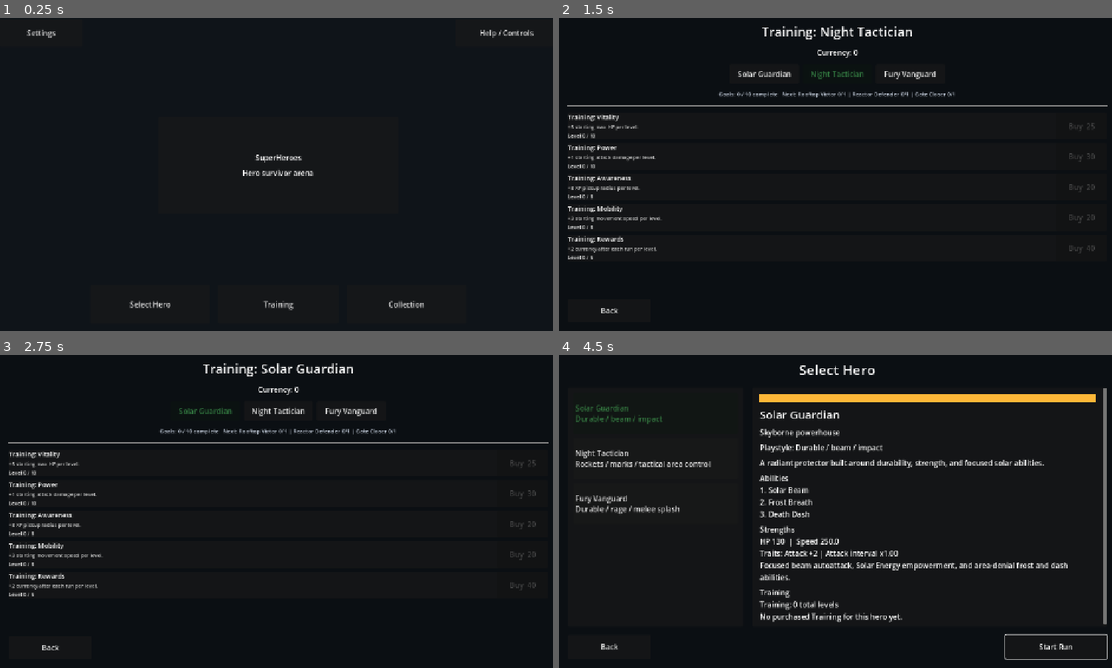
Above: before the commit, frames 1-4 (two rows, left to right).
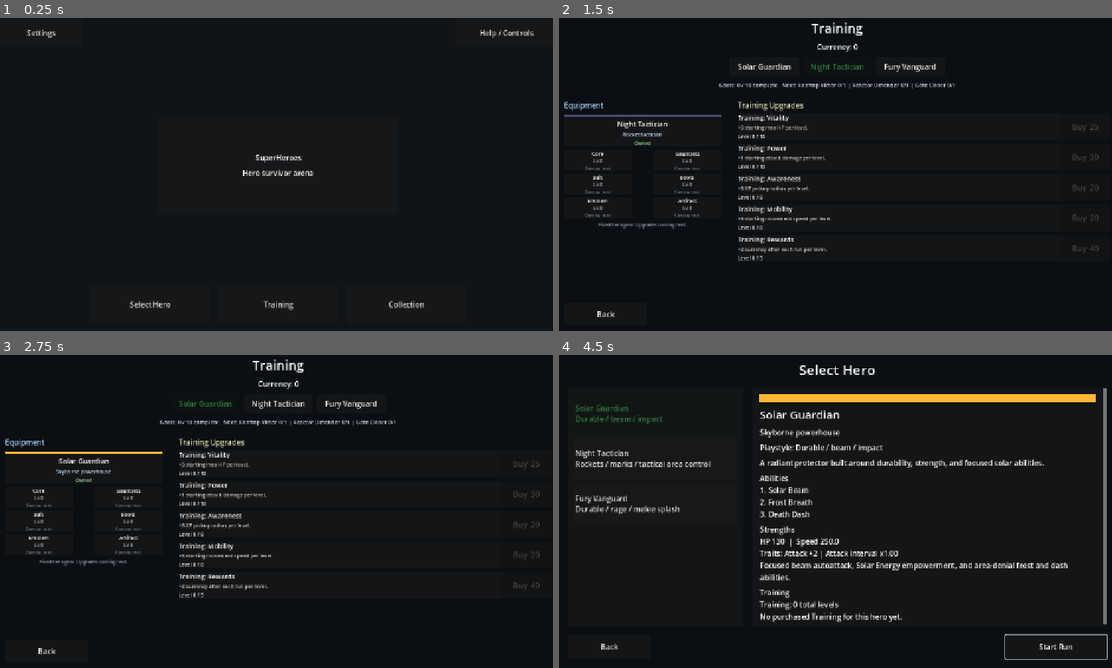
Above: after the commit, the same moments.

Repository: StanisRyz/SuperHeroes
Game: Godot game, scene res://scenes/main/Main.tscn
Same seed, same stepped clock (60 frames per second), same inputs: the game is played once before the commit and once after it.
Inputs:
- Up to frame 1 (0.25 s): no input
- Up to frame 2 (1.5 s): click "Training" at 0.5 s; click "Night Tactician" at 1.25 s
- Up to frame 3 (2.75 s): click "Solar Guardian" at 2 s
- Up to frame 4 (4.5 s): click "Fury Vanguard" at 2.75 s; click "Back" at 3.5 s; click "Select Hero" at 4.25 s

The runs differ from the first frame. In frame 2, 6.8% of the frame differs, in the area x 0-100%, y 1-96%; in frame 3, 6.8%; in frame 4, less than 0.1%.

Commit message:
Rework training layout
Rework Training screen layout:
- Preserve existing MetaUpgradeShop Training behavior, currency, hero selector, goals label, upgrade rows, buy buttons, and back flow.
- Add two-panel Training layout.
- Add left Equipment preview panel with 6 fixed placeholder slots.
- Add center selected hero preview with basic hero info.
- Keep existing Training upgrade list on the right side.
- Update equipment preview when selected hero changes.
- Keep equipment slots visual-only for now.
- Do not add equipment progression, inventory, item drops, gacha pulls, save changes, Training balance changes, or gameplay changes.
- Update README.md, Agents.md, and validation docs if present.

Diff:
--- a/scenes/ui/HeroCollectionScreen.gd
+++ b/scenes/ui/HeroCollectionScreen.gd
@@ -257,7 +257,7 @@
 	return btn
 
 
-func _build_locked_placeholder_card(index: int) -> Button:
+func _build_locked_placeholder_card(_index: int) -> Button:
 	var btn := Button.new()
 	btn.text = "??? Locked Hero\nFuture hero  |  LOCKED"
 	btn.custom_minimum_size = Vector2(0, 80)
--- a/scenes/ui/MetaUpgradeShop.gd
+++ b/scenes/ui/MetaUpgradeShop.gd
@@ -19,6 +19,12 @@
 var _rows: Array[Dictionary] = []
 var _hero_buttons: Dictionary = {}
 
+# Equipment panel references
+var _equip_hero_name_label: Label
+var _equip_hero_subtitle_label: Label
+var _equip_hero_swatch: ColorRect
+var _equip_hero_status_label: Label
+
 
 func _ready() -> void:
 	process_mode = Node.PROCESS_MODE_ALWAYS
@@ -59,13 +65,14 @@
 	if _selected_hero_id.is_empty():
 		set_selected_hero("")
 	if _title_label != null:
-		_title_label.text = "Training: %s" % _get_selected_hero_display_name()
+		_title_label.text = "Training"
 	if _currency_label != null:
 		_currency_label.text = "Currency: %d" % _meta_manager.get_currency()
 	_update_goals_label()
 	_update_hero_buttons()
 	_rebuild_rows_if_needed()
 	_update_rows()
+	_refresh_equipment_panel()
 
 
 func set_selected_hero(hero_id: String) -> void:
@@ -78,6 +85,8 @@
 		refresh()
 
 
+# ─── UI skeleton ──────────────────────────────────────────────────────────────
+
 func _build_ui() -> void:
 	var bg := ColorRect.new()
 	bg.color = Color(0.045, 0.06, 0.075, 1.0)
@@ -87,16 +96,17 @@
 
 	var margin := MarginContainer.new()
 	margin.set_anchors_preset(Control.PRESET_FULL_RECT)
-	margin.add_theme_constant_override("margin_left", 56)
-	margin.add_theme_constant_override("margin_top", 36)
-	margin.add_theme_constant_override("margin_right", 56)
-	margin.add_theme_constant_override("margin_bottom", 36)
+	margin.add_theme_constant_override("margin_left", 48)
+	margin.add_theme_constant_override("margin_top", 28)
+	margin.add_theme_constant_override("margin_right", 48)
+	margin.add_theme_constant_override("margin_bottom", 28)
 	add_child(margin)
 
 	var main_vbox := VBoxContainer.new()
-	main_vbox.add_theme_constant_override("separation", 14)
+	main_vbox.add_theme_constant_override("separation", 10)
 	margin.add_child(main_vbox)
 
+	# ── header ────────────────────────────────────────────────────────────────
 	_title_label = Label.new()
 	_title_label.text = "Training"
 	_title_label.horizontal_alignment = HORIZONTAL_ALIGNMENT_CENTER
@@ -123,15 +133,25 @@
 
 	main_vbox.add_child(HSeparator.new())
 
-	var scroll := ScrollContainer.new()
-	scroll.size_flags_vertical = Control.SIZE_EXPAND_FILL
-	main_vbox.add_child(scroll)
-
-	_list_vbox = VBoxContainer.new()
-	_list_vbox.add_theme_constant_override("separation", 8)
-	_list_vbox.size_flags_horizontal = Control.SIZE_EXPAND_FILL
-	scroll.add_child(_list_vbox)
-
+	# ── two-panel content area ────────────────────────────────────────────────
+	var content_hbox := HBoxContainer.new()
+	content_hbox.add_theme_constant_override("separation", 16)
+	content_hbox.size_flags_vertical = Control.SIZE_EXPAND_FILL
+	main_vbox.add_child(content_hbox)
+
+	var equip_panel := _build_equipment_panel()
+	equip_panel.custom_minimum_size = Vector2(340, 0)
+	equip_panel.size_flags_horizontal = Control.SIZE_FILL
+	content_hbox.add_child(equip_panel)
+
+	var vsep := VSeparator.new()
+	content_hbox.add_child(vsep)
+
+	var training_panel := _build_training_panel()
+	training_panel.size_flags_horizontal = Control.SIZE_EXPAND_FILL
+	content_hbox.add_child(training_panel)
+
+	# ── footer ────────────────────────────────────────────────────────────────
 	main_vbox.add_child(HSeparator.new())
 
 	_back_button = Button.new()
@@ -141,6 +161,176 @@
 	_back_button.pressed.connect(_on_back_pressed)
 	main_vbox.add_child(_back_button)
 
+
+func _build_training_panel() -> Control:
+	var vbox := VBoxContainer.new()
+	vbox.add_theme_constant_override("separation", 6)
+
+	var section_title := Label.new()
+	section_title.text = "Training Upgrades"
+	section_title.add_theme_font_size_override("font_size", 16)
+	section_title.modulate = Color(0.9, 0.9, 0.7, 1.0)
+	vbox.add_child(section_title)
+
+	var scroll := ScrollContainer.new()
+	scroll.size_flags_vertical = Control.SIZE_EXPAND_FILL
+	vbox.add_child(scroll)
+
+	_list_vbox = VBoxContainer.new()
+	_list_vbox.add_theme_constant_override("separation", 8)
+	_list_vbox.size_flags_horizontal = Control.SIZE_EXPAND_FILL
+	scroll.add_child(_list_vbox)
+
+	return vbox
+
+
+func _build_equipment_panel() -> Control:
+	var outer_vbox := VBoxContainer.new()
+	outer_vbox.add_theme_constant_override("separation", 8)
+
+	var section_title := Label.new()
+	section_title.text = "Equipment"
+	section_title.add_theme_font_size_override("font_size", 16)
+	section_title.modulate = Color(0.7, 0.85, 1.0, 1.0)
+	outer_vbox.add_child(section_title)
+
+	# ── hero preview ──────────────────────────────────────────────────────────
+	var hero_panel := PanelContainer.new()
+	hero_panel.size_flags_horizontal = Control.SIZE_EXPAND_FILL
+	outer_vbox.add_child(hero_panel)
+
+	var hero_vbox := VBoxContainer.new()
+	hero_vbox.add_theme_constant_override("separation", 4)
+	hero_panel.add_child(hero_vbox)
+
+	_equip_hero_swatch = ColorRect.new()
+	_equip_hero_swatch.custom_minimum_size = Vector2(0, 6)
+	_equip_hero_swatch.color = Color(0.5, 0.5, 0.5, 1.0)
+	hero_vbox.add_child(_equip_hero_swatch)
+
+	_equip_hero_name_label = Label.new()
+	_equip_hero_name_label.text = "—"
+	_equip_hero_name_label.horizontal_alignment = HORIZONTAL_ALIGNMENT_CENTER
+	_equip_hero_name_label.add_theme_font_size_override("font_size", 15)
+	hero_vbox.add_child(_equip_hero_name_label)
+
+	_equip_hero_subtitle_label = Label.new()
+	_equip_hero_subtitle_label.text = ""
+	_equip_hero_subtitle_label.horizontal_alignment = HORIZONTAL_ALIGNMENT_CENTER
+	_equip_hero_subtitle_label.add_theme_font_size_override("font_size", 11)
+	_equip_hero_subtitle_label.modulate = Color(0.75, 0.82, 0.92, 1.0)
+	hero_vbox.add_child(_equip_hero_subtitle_label)
+
+	_equip_hero_status_label = Label.new()
+	_equip_hero_status_label.text = ""
+	_equip_hero_status_label.horizontal_alignment = HORIZONTAL_ALIGNMENT_CENTER
+	_equip_hero_status_label.add_theme_font_size_override("font_size", 10)
+	_equip_hero_status_label.modulate = Color(0.6, 0.9, 0.6, 1.0)
+	hero_vbox.add_child(_equip_hero_status_label)
+
+	# ── slot grid ─────────────────────────────────────────────────────────────
+	# Layout:
+	#   [Core]          [Gauntlets]
+	#   [Suit]   HERO   [Boots]
+	#   [Emblem]        [Artifact]
+	var slot_hbox := HBoxContainer.new()
+	slot_hbox.add_theme_constant_override("separation", 8)
+	slot_hbox.size_flags_horizontal = Control.SIZE_EXPAND_FILL
+	outer_vbox.add_child(slot_hbox)
+
+	var left_col := VBoxContainer.new()
+	left_col.add_theme_constant_override("separation", 6)
+	left_col.size_flags_horizontal = Control.SIZE_EXPAND_FILL
+	slot_hbox.add_child(left_col)
+	left_col.add_child(_build_equipment_slot("Core"))
+	left_col.add_child(_build_equipment_slot("Suit"))
+	left_col.add_child(_build_equipment_slot("Emblem"))
+
+	var center_spacer := Control.new()
+	center_spacer.custom_minimum_size = Vector2(32, 0)
+	center_spacer.size_flags_horizontal = Control.SIZE_SHRINK_CENTER
+	slot_hbox.add_child(center_spacer)
+
+	var right_col := VBoxContainer.new()
+	right_col.add_theme_constant_override("separation", 6)
+	right_col.size_flags_horizontal = Control.SIZE_EXPAND_FILL
+	slot_hbox.add_child(right_col)
+	right_col.add_child(_build_equipment_slot("Gauntlets"))
+	right_col.add_child(_build_equipment_slot("Boots"))
+	right_col.add_child(_build_equipment_slot("Artifact"))
+
+	var note := Label.new()
+	note.text = "Fixed hero gear. Upgrades coming next."
+	note.add_theme_font_size_override("font_size", 10)
+	note.modulate = Color(0.55, 0.6, 0.65, 1.0)
+	note.horizontal_alignment = HORIZONTAL_ALIGNMENT_CENTER
+	note.autowrap_mode = TextServer.AUTOWRAP_WORD_SMART
+	outer_vbox.add_child(note)
+
+	return outer_vbox
+
+
+func _build_equipment_slot(slot_name: String) -> PanelContainer:
+	var panel := PanelContainer.new()
+	panel.size_flags_horizontal = Control.SIZE_EXPAND_FILL
+
+	var vbox := VBoxContainer.new()
+	vbox.add_theme_constant_override("separation", 1)
+	panel.add_child(vbox)
+
+	var name_lbl := Label.new()
+	name_lbl.text = slot_name
+	name_lbl.add_theme_font_size_override("font_size", 11)
+	name_lbl.horizontal_alignment = HORIZONTAL_ALIGNMENT_CENTER
+	vbox.add_child(name_lbl)
+
+	var level_lbl := Label.new()
+	level_lbl.text = "Lv 0"
+	level_lbl.add_theme_font_size_override("font_size", 10)
+	level_lbl.horizontal_alignment = HORIZONTAL_ALIGNMENT_CENTER
+	level_lbl.modulate = Color(0.7, 0.7, 0.7, 1.0)
+	vbox.add_child(level_lbl)
+
+	var hint_lbl := Label.new()
+	hint_lbl.text = "Coming next"
+	hint_lbl.add_theme_font_size_override("font_size", 9)
+	hint_lbl.horizontal_alignment = HORIZONTAL_ALIGNMENT_CENTER
+	hint_lbl.modulate = Color(0.5, 0.55, 0.6, 1.0)
+	vbox.add_child(hint_lbl)
+
+	return panel
+
+
+func _refresh_equipment_panel() -> void:
+	var hero := _get_selected_hero_data()
+	if _equip_hero_name_label == null:
+		return
+	var display_name := str(hero.get("display_name", _selected_hero_id.capitalize()))
+	var subtitle := str(hero.get("subtitle", str(hero.get("playstyle", ""))))
+	var color: Color = hero.get("color", Color(0.5, 0.5, 0.5, 1.0))
+	var unlocked: bool = hero.get("unlocked_by_default", true)
+
+	_equip_hero_name_label.text = display_name
+	_equip_hero_subtitle_label.text = subtitle
+	if _equip_hero_swatch != null:
+		_equip_hero_swatch.color = color
+	if _equip_hero_status_label != null:
+		_equip_hero_status_label.text = "Owned" if unlocked else "Locked"
+		_equip_hero_status_label.modulate = Color(0.6, 0.9, 0.6, 1.0) if unlocked else Color(0.8, 0.5, 0.3, 1.0)
+
+
+func _get_selected_hero_data() -> Dictionary:
+	for hero in _heroes:
+		if str(hero.get("id", "")) == _selected_hero_id:
+			return hero
+	if _hero_data_provider != null and _hero_data_provider.has_method("get_hero"):
+		var d: Dictionary = _hero_data_provider.get_hero(_selected_hero_id)
+		if not d.is_empty():
+			return d
+	return {}
+
+
+# ─── Training rows ────────────────────────────────────────────────────────────
 
 func _rebuild_rows_if_needed() -> void:
 	if _meta_manager == null or _list_vbox == null:
@@ -256,6 +446,8 @@
 	_goals_label.text = text
 
 
+# ─── Signal handlers ──────────────────────────────────────────────────────────
+
 func _on_buy_pressed(upgrade_id: String) -> void:
 	if _selected_hero_id.is_empty():
 		push_warning("MetaUpgradeShop: cannot buy training upgrade without selected hero.")
@@ -277,6 +469,8 @@
 		refresh()
 		_flash_row(upgrade_id)
 
+
+# ─── Hero selector ────────────────────────────────────────────────────────────
 
 func _reload_heroes() -> void:
 	_heroes.clear()
@@ -324,6 +518,8 @@
 	set_selected_hero(hero_id)
 
 
+# ─── Helpers ──────────────────────────────────────────────────────────────────
+
 func _resolve_hero_id(hero_id: String) -> String:
 	if _has_hero(hero_id):
 		return hero_id
Not shown, changed: Agents.md
Not shown, changed: README.md
Not shown, changed: docs/validation/gameplay_validation.md
